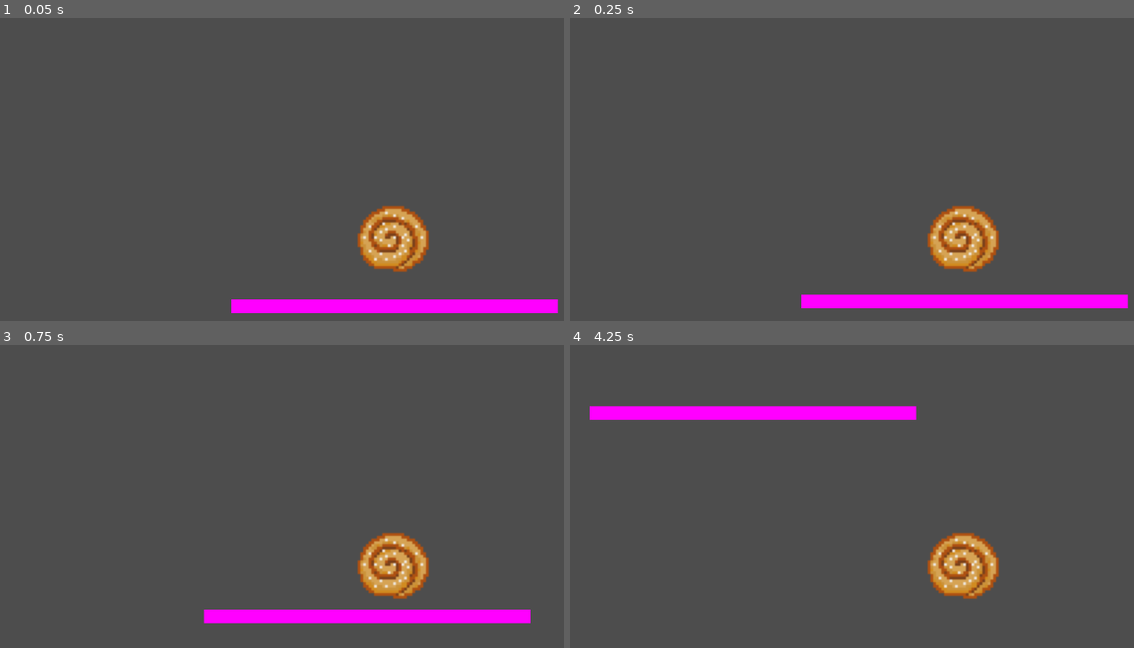
Above: before the commit, frames 1-4 (two rows, left to right).
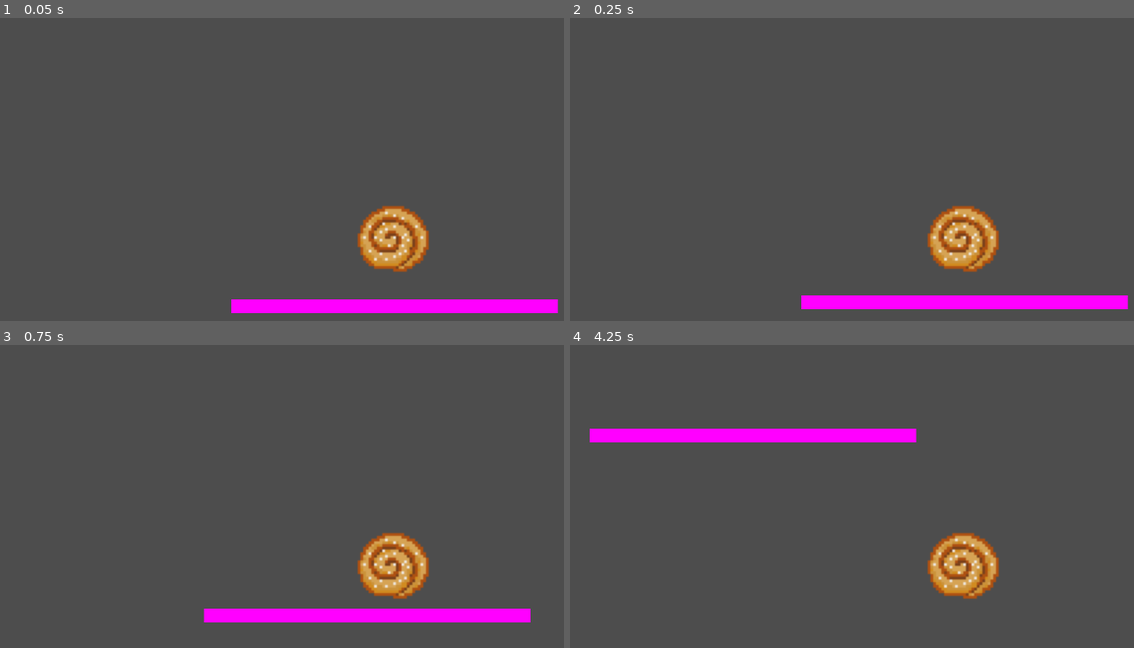
Above: after the commit, the same moments.

Repository: Rembane/ggj-bubbles-2025
Game: Godot game, scene res://root.tscn
Same seed, same stepped clock (60 frames per second), same inputs: the game is played once before the commit and once after it.
Inputs (mouse positions are in pixels of both pictures, inside the frame that each line leads up to):
- Up to frame 1 (0.05 s): no input
- Up to frame 2 (0.25 s): no input
- Up to frame 3 (0.75 s): tap Enter at 0.5 s; move the mouse to (outside the picture) at 0.52 s; hold Right (ui_right) from 0.53 s (still down); tap Q at 0.6 s; click (outside the picture) at 0.67 s
- Up to frame 4 (4.25 s): move the mouse to (806, 587) at 1.27 s; release Right (ui_right) at 1.28 s; hold S 1.28-2.03 s; tap Enter at 1.35, 3.6 s; tap Space at 2 s; move the mouse to (1043, 469) at 2.02 s; hold Right (ui_right) 2.03-3.53 s; tap F at 2.1 s; move the mouse to (outside the picture) at 2.77 s; tap Q at 2.85 s; click (outside the picture) at 2.92 s; move the mouse to (outside the picture) at 3.52 s; hold Left (ui_left) from 3.53 s (still down)

Frame 1 is identical in both runs. In frame 2, 0.4% of the frame differs, in the area x 41-99%, y 91-97%; in frame 3, 0.4%; in frame 4, 5.3%, in the area x 3-62%, y 20-33%.

Commit message:
Rewrite bounce, because vectors <3

Diff:
--- a/player.gd
+++ b/player.gd
@@ -3,7 +3,7 @@
 
 # Called when the node enters the scene tree for the first time.
 func _ready() -> void:
-	pass # Replace with function body.
+	velocity = Vector2()
 
 # Called every frame. 'delta' is the elapsed time since the previous frame.
 func _process(delta: float) -> void:
@@ -13,8 +13,6 @@
 const WALK_SPEED = 200
 
 func _physics_process(delta):
-	velocity.y += delta * GRAVITY
-
 	if Input.is_action_pressed("ui_left"):
 		velocity.x = -WALK_SPEED
 	elif Input.is_action_pressed("ui_right"):
@@ -22,14 +20,8 @@
 	else:
 		velocity.x = 0
 
-	var pre_velocity = velocity.length()
-
-	while true:
-		var kinematic_collision = move_and_collide(velocity * delta)
-		if not kinematic_collision:
-			break
-
-		velocity = kinematic_collision.get_remainder()
-		velocity.y *= -1
-
-	velocity = velocity.normalized() * pre_velocity
+	var kinematic_collision = move_and_collide(velocity * delta)
+	if kinematic_collision:
+		velocity = velocity.bounce(kinematic_collision.get_normal())
+	else:
+		velocity.y += delta * GRAVITY
